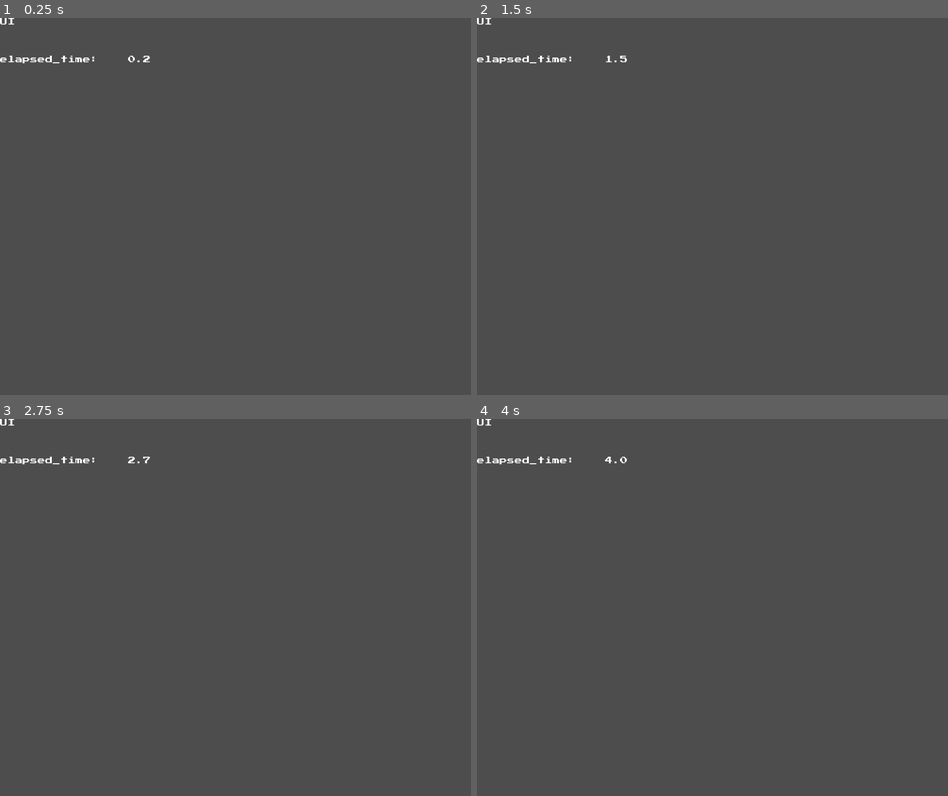
Above: before the commit, frames 1-4 (two rows, left to right).
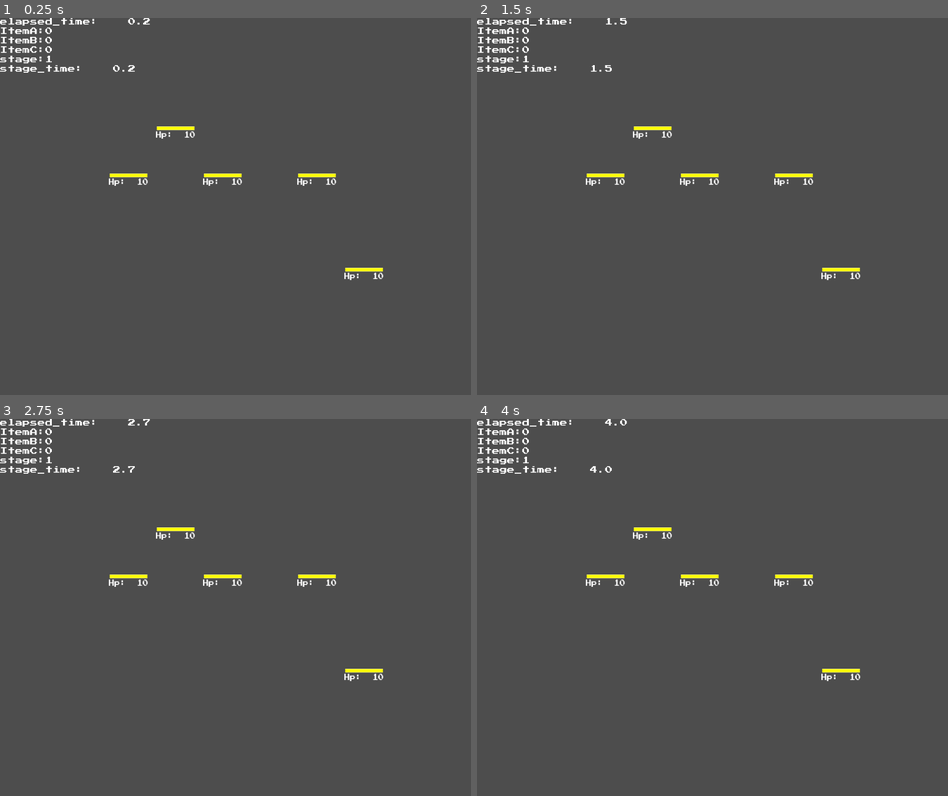
Above: after the commit, the same moments.

Repository: satoIZ/L012
Game: Godot game, scene res://enemy1/enemyA1.tscn
The game is run twice, just before and just after one commit, with the same random seed, the same clock (stepped at 60 frames per second) and the same inputs.
Inputs (mouse positions are in pixels of both pictures, inside the frame that each line leads up to):
- Up to frame 1 (0.25 s): no input
- Up to frame 2 (1.5 s): move the mouse to (816, 187) at 0.52 s; press the mouse at (816, 187) at 0.53 s; release the mouse at (816, 187) at 1.28 s; click (816, 187) at 1.35 s
- Up to frame 3 (2.75 s): press the mouse at (339, 588) at 2.03 s
- Up to frame 4 (4 s): release the mouse at (816, 588) at 2.78 s; click (816, 588) at 2.85 s; press the mouse at (816, 588) at 3.53 s

The runs differ from the first frame. In frame 1, 1.5% of the frame differs, in the area x 0-82%, y 0-70%; in frame 2, 1.4%; in frame 3, 1.5%; in frame 4, 1.5%.
Error before the commit: Invalid assignment of property or key 'text' with value of type 'String' on a base object of type 'null instance'. (res://enemy1/enemyA1.gd:24)

Commit message:
Update hud.tscn

Diff:
--- a/UI/hud.tscn
+++ b/UI/hud.tscn
@@ -15,11 +15,9 @@
 offset_right = 40.0
 offset_bottom = 40.0
 
-[node name="Label" type="Label" parent="VBox"]
+[node name="elapsed_time" type="Label" parent="VBox"]
 layout_mode = 2
 theme_override_fonts/font = ExtResource("1_amop8")
-text = "UI
-"
 
 [node name="ItemA" type="Label" parent="VBox"]
 layout_mode = 2
@@ -33,6 +31,12 @@
 layout_mode = 2
 theme_override_fonts/font = ExtResource("1_amop8")
 
-[node name="elapsed_time" type="Label" parent="VBox"]
+[node name="stage" type="Label" parent="VBox"]
 layout_mode = 2
 theme_override_fonts/font = ExtResource("1_amop8")
+text = "UI
+"
+
+[node name="stage_time" type="Label" parent="VBox"]
+layout_mode = 2
+theme_override_fonts/font = ExtResource("1_amop8")
